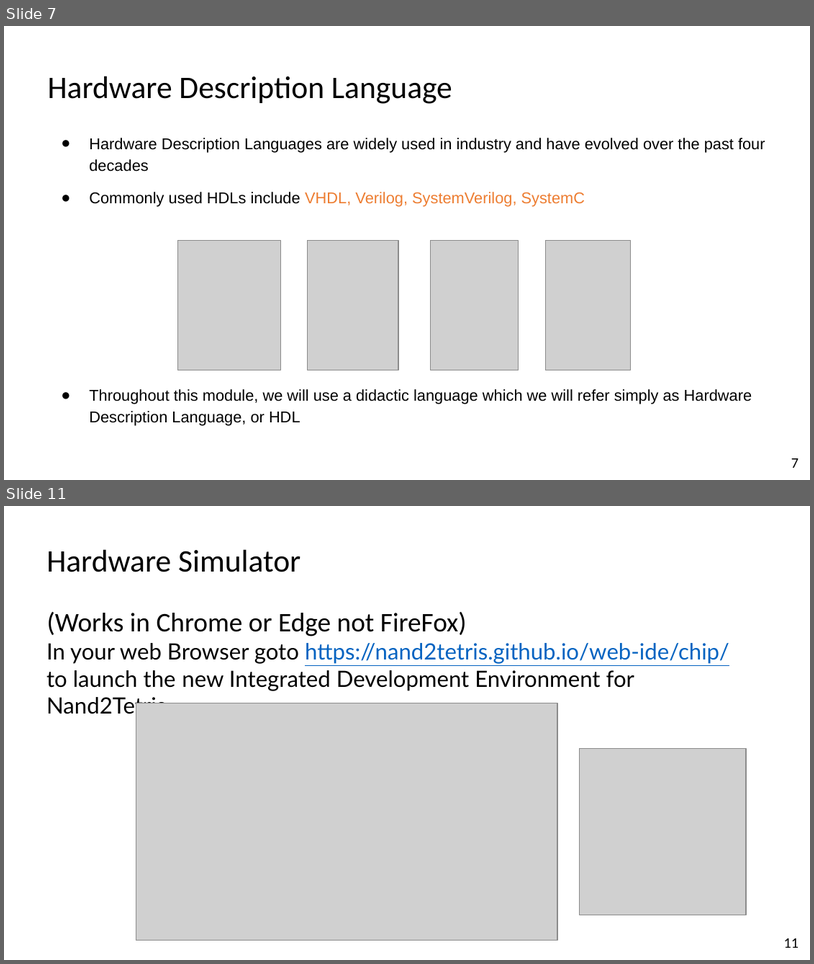
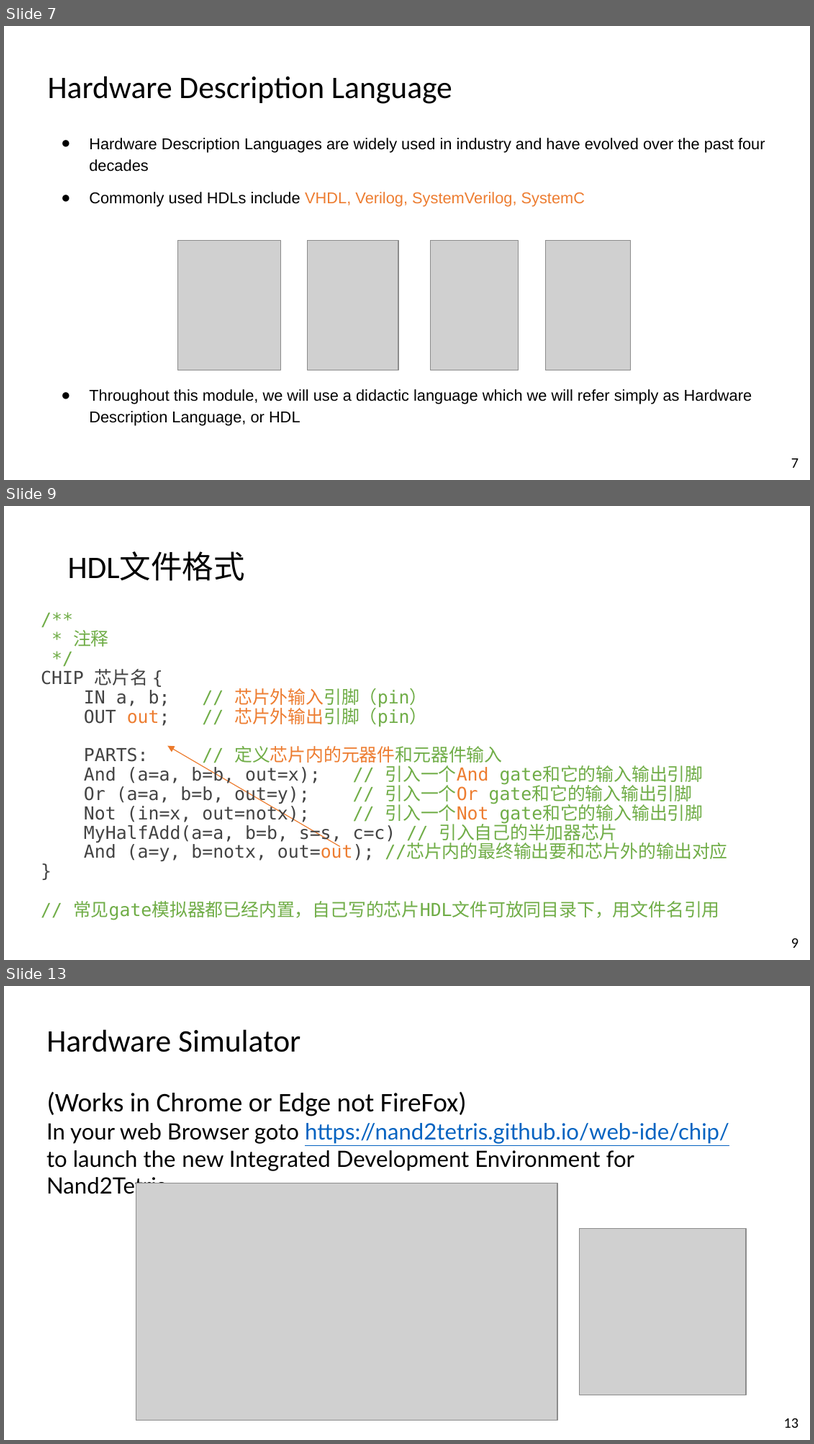
Before and after one commit to vcboy1/Leeds, a slide deck: 26fall/1860/Lecture/Week1.5/Lab 1.5.1 HDL & CAD Intro LAB 1.pptx. Shown one above the other, each under a label of ours: slides 7 and 11 before the commit, slides 7, 9 and 13 after it; the slides between them are not shown. The pictures are 814x964 and 814x1444 pixels, drawn with LibreOffice and Linux fonts; fonts in the diff are those of the drawing; grey boxes stand for pictures; background and template pictures are left out. Boxes give left, top, right and bottom in pixels: in the first picture for what was removed or moved away, otherwise in the second. Text is boxed around its words. In the diff, an @@ line names an element or a change of style, - is before the commit and + after.

```diff
--- a/26fall/1860/Lecture/Week1.5/Lab 1.5.1 HDL & CAD Intro LAB 1.pptx
+++ b/26fall/1860/Lecture/Week1.5/Lab 1.5.1 HDL & CAD Intro LAB 1.pptx
@@ slide 9 added at [4, 506, 810, 960], background picture (left out) @@
@@ text added at [68, 553, 245, 581], 28 pt, text #000000 @@
+HDL文件格式
@@ text added at [41, 630, 728, 920], 16 pt, text #70AD47 @@
+/**
+* 注释
+*/
+CHIP 芯片名 {
+IN a, b; // 芯片外输入引脚（pin）
+OUT out; // 芯片外输出引脚（pin）
+PARTS: // 定义芯片内的元器件和元器件输入
+And (a=a, b=b, out=x); // 引入一个And gate和它的输入输出引脚
+Or (a=a, b=b, out=y); // 引入一个Or gate和它的输入输出引脚
+Not (in=x, out=notx); // 引入一个Not gate和它的输入输出引脚
+MyHalfAdd(a=a, b=b, s=s, c=c) // 引入自己的半加器芯片
+And (a=y, b=notx, out=out); //芯片内的最终输出要和芯片外的输出对应
+}
+// 常见gate模拟器都已经内置，自己写的芯片HDL文件可放同目录下，用文件名引用
@@ arrow added from (340, 847) to (167, 746), #EC792B 0.75 pt @@
@@ page number added at [792, 938, 799, 947], 13 pt, text #000000 @@
+9
@@ what was slide 11 is now slide 13 @@
@@ page number at [784, 1418, 799, 1427]: text changed @@
-11
+13
```
Also in this commit, not shown: 5 slides changed, 2 other slides added, 20 other files.
